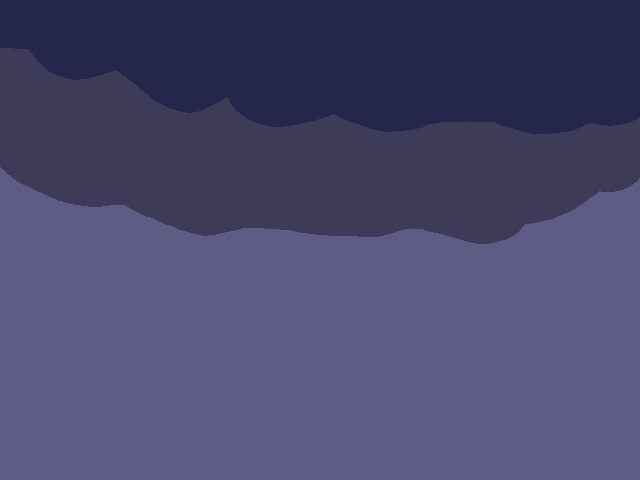
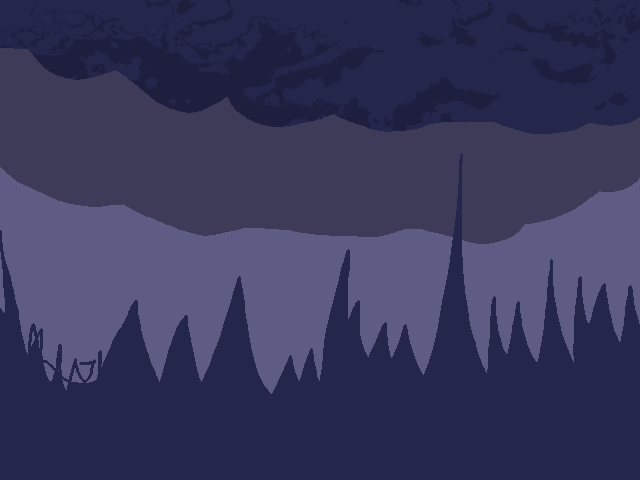
Layered file, before and after one edit (640x480). Changes by layer:
added layer "Pasted Layer #1" above "Layer #2" over left=0, top=0, right=640, bottom=131
added layer "Layer #2" above "Layer" over left=0, top=153, right=640, bottom=480
moved "Layer" above "Layer #1" over left=0, top=0, right=640, bottom=244
painted on "Layer #1" over left=0, top=448, right=640, bottom=480
